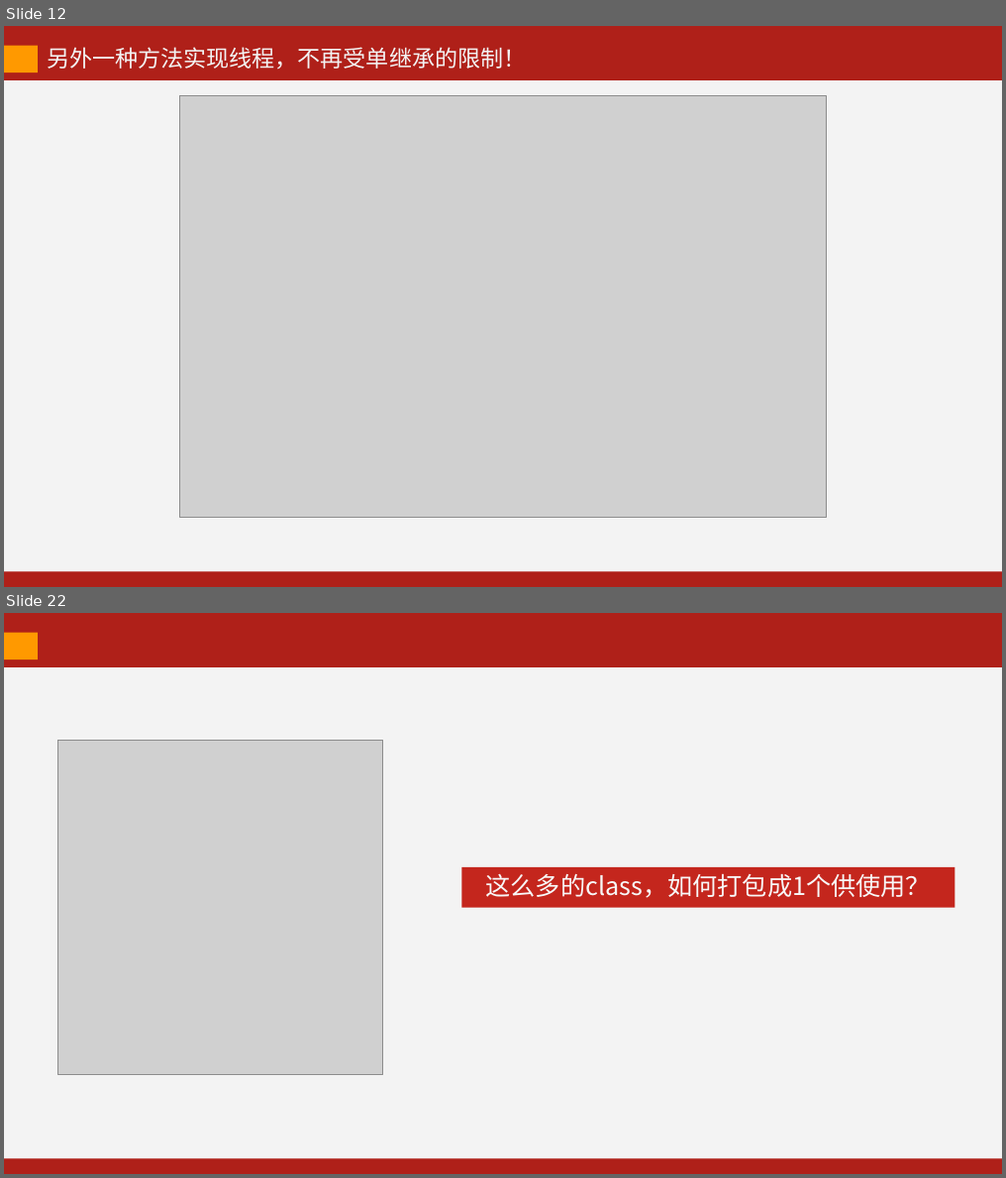
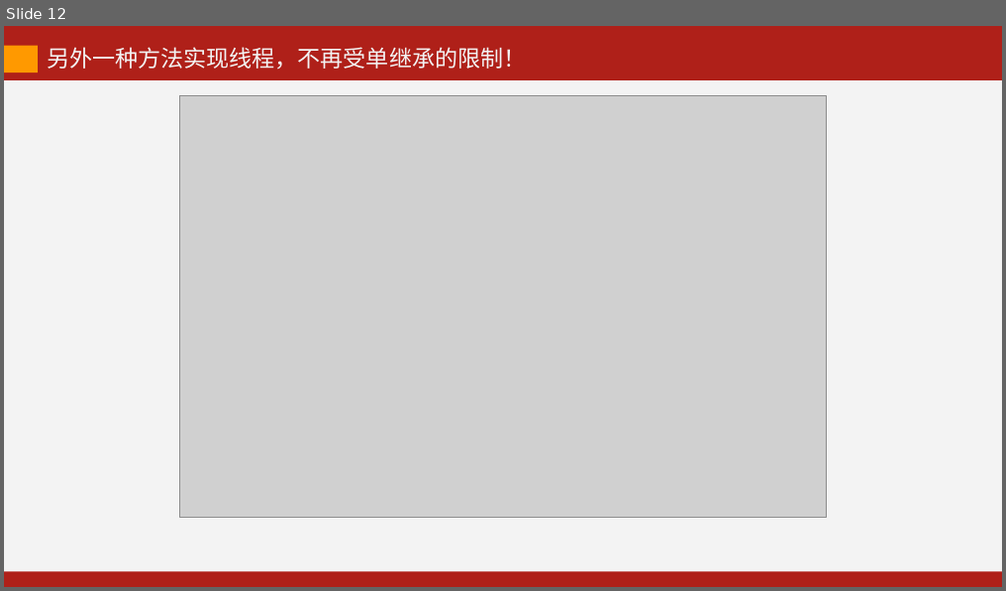
Before and after one commit to kevinjoyce/JavaCourseWare, a slide deck: PPT/每次课PPT/05 线程-1.pptx. Shown one above the other, each under a label of ours: slides 12 and 22 before the commit, slide 12 after it; the slides between them are not shown. The pictures are 1006x1178 and 1006x591 pixels, drawn with LibreOffice and Linux fonts; fonts in the diff are those of the drawing; grey boxes stand for pictures. Boxes give left, top, right and bottom in pixels: in the first picture for what was removed or moved away, otherwise in the second. Text is boxed around its words. In the diff, an @@ line names an element or a change of style, - is before the commit and + after.

```diff
--- a/PPT/每次课PPT/05 线程-1.pptx
+++ b/PPT/每次课PPT/05 线程-1.pptx
@@ slide 22 removed at (4, 613, 1002, 1174), background #AF2019 @@
@@ rectangle removed at (4, 633, 38, 660) @@
@@ rectangle removed at (4, 667, 1002, 1158) @@
@@ picture removed at (57, 740, 383, 1074) @@
@@ rectangle removed at (461, 867, 954, 908) @@
-这么多的class，如何打包成1个供使用？
```
Also in this commit, not shown: 17 slides added, 13 other slides removed, 23 other files.
